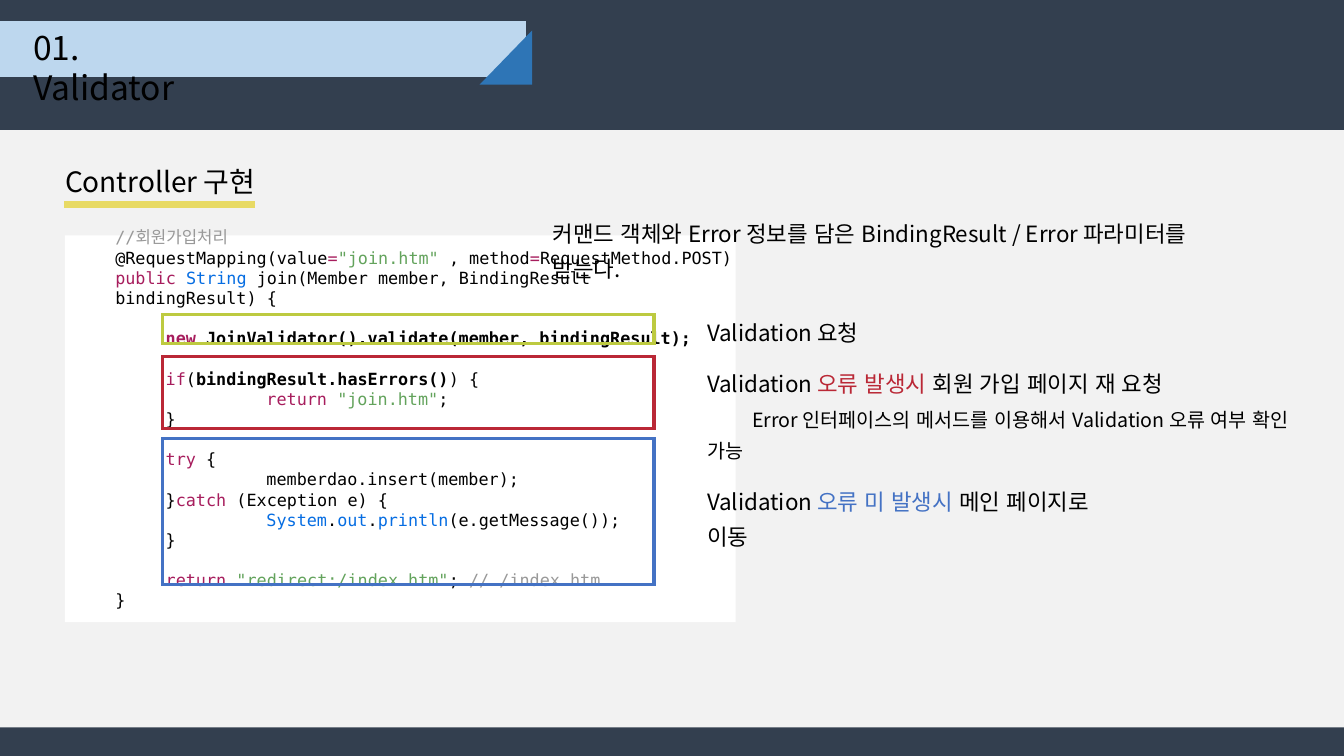
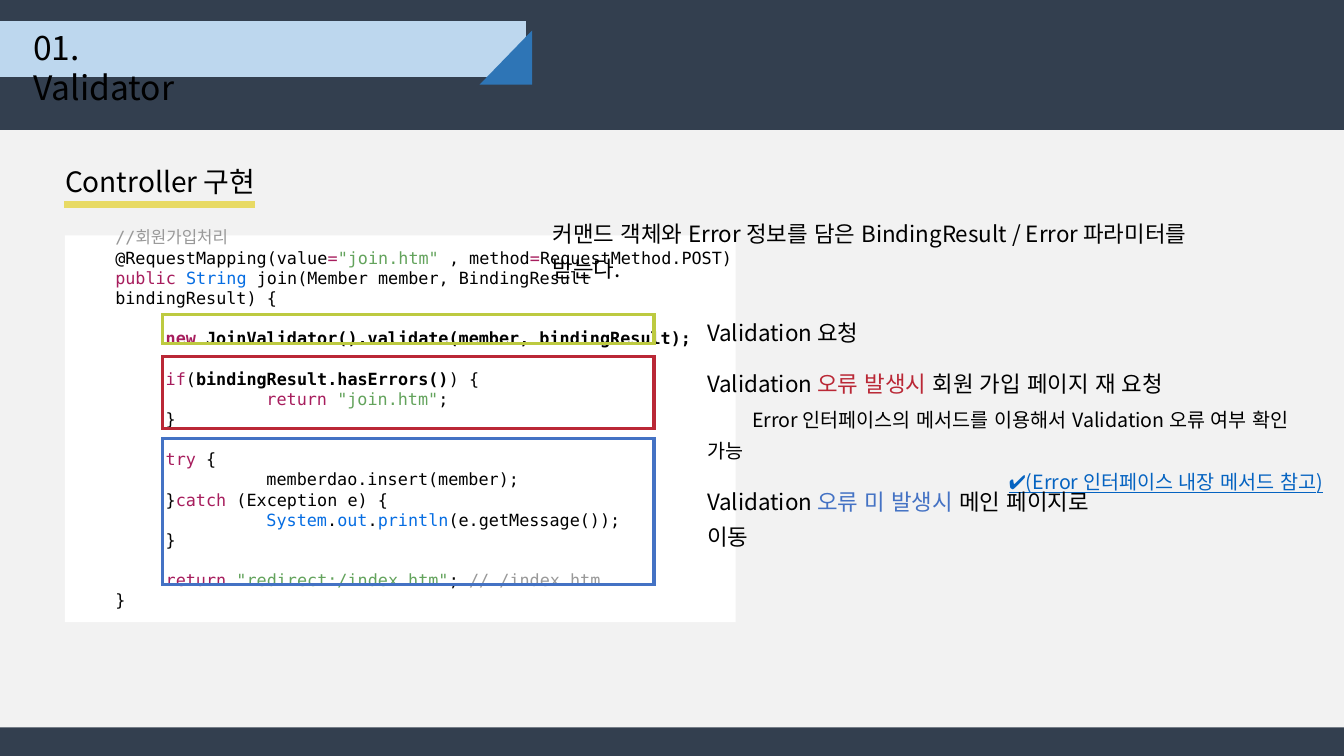
Before and after one commit to djyoon956/Family_C, a slide deck: slide 6 of 01.doc/Spring_Command&Error_4조.pptx. Drawn at 1344x756 pixels with LibreOffice and Linux fonts; fonts in the diff are those of the drawing. Boxes give left, top, right and bottom in pixels: in the first picture for what was removed or moved away, otherwise in the second. Text is boxed around its words. In the diff, an @@ line names an element or a change of style, - is before the commit and + after.

```diff
--- a/01.doc/Spring_Command&Error_4조.pptx
+++ b/01.doc/Spring_Command&Error_4조.pptx
@@ text at (x1=1026, y1=472, x2=1323, y2=495): paragraph added @@
+✔(Error 인터페이스 내장 메서드 참고)
```
Also in this commit, not shown: 1 other slide changed.
